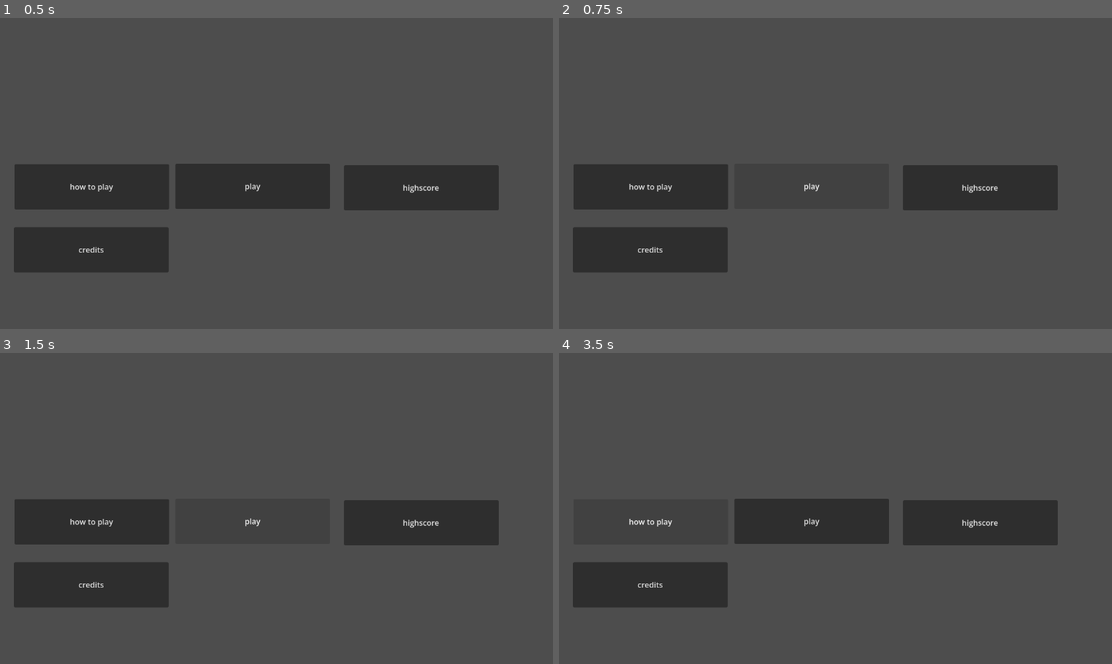
Above: before the commit, frames 1-4 (two rows, left to right).
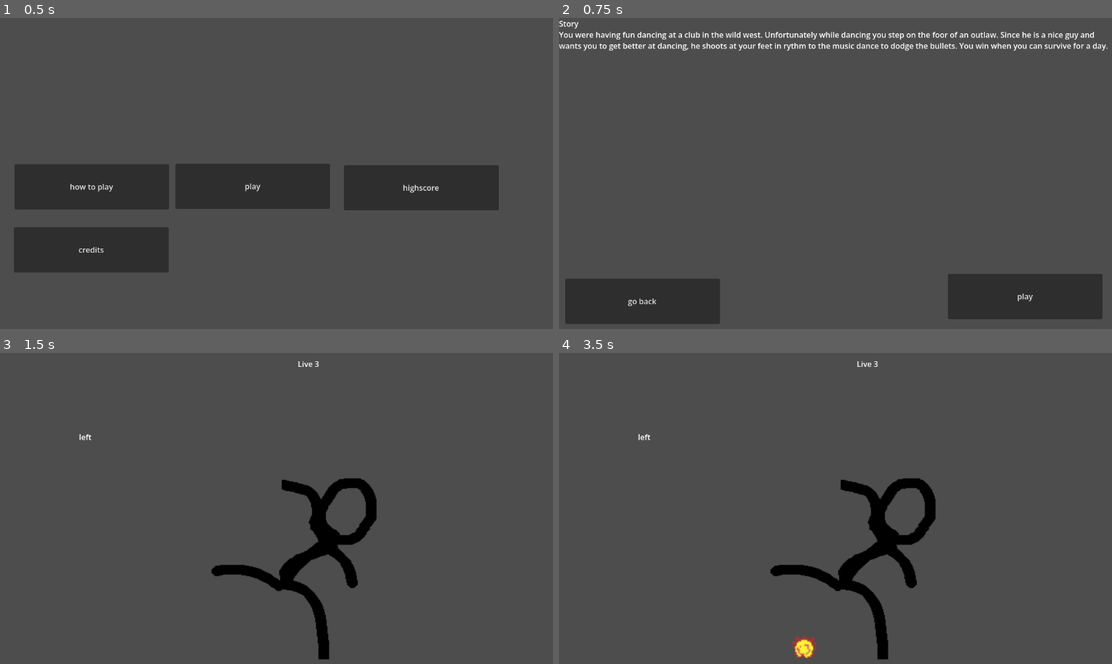
Above: after the commit, the same moments.

Repository: pakized/dancing-in-the-wild-west
Game: Godot game, scene res://Scenes/Menu/MainMenu.tscn
Same seed, same stepped clock (60 frames per second), same inputs: the game is played once before the commit and once after it.
Inputs (mouse positions are in pixels of both pictures, inside the frame that each line leads up to):
- Up to frame 1 (0.5 s): no input
- Up to frame 2 (0.75 s): click "play" at 0.5 s
- Up to frame 3 (1.5 s): click "play" at 1.25 s
- Up to frame 4 (3.5 s): click (979, 524) at 2 s, where only the run before the commit has a clickable "highscore"; click (653, 520) at 2.75 s, where only the run before the commit has a clickable "how to play"

Frame 1 is identical in both runs. In frame 2, 22% of the frame differs, in the area x 0-100%, y 0-99%; in frame 3, 15%; in frame 4, 15%.

Commit message:
scenchange ehen gam,eover and play game also bugfix prevent collision when start

Diff:
--- /dev/null
+++ b/Scenes/GameOver.tscn
@@ -0,0 +1,13 @@
+[gd_scene format=3 uid="uid://ndd48ochw1b5"]
+
+[node name="Node2D" type="Node2D" unique_id=1335983511]
+
+[node name="Label" type="Label" parent="." unique_id=921403129]
+offset_right = 1155.0
+offset_bottom = 650.0
+text = "
+
+
+
+
+		                                                                                                                                Game Over"
--- a/Scenes/Menu/MainMenu.tscn
+++ b/Scenes/Menu/MainMenu.tscn
@@ -1,4 +1,6 @@
 [gd_scene format=3 uid="uid://ctchn78juv8i6"]
+
+[ext_resource type="Script" uid="uid://dw70fwn46is8f" path="res://Scripts/UI/play_button.gd" id="1_a2ivp"]
 
 [node name="Node2D" type="Node2D" unique_id=1672142866]
 
@@ -23,6 +25,7 @@
 offset_right = 685.0
 offset_bottom = 397.0
 text = "play"
+script = ExtResource("1_a2ivp")
 
 [node name="Button3" type="Button" parent="Control" unique_id=396988803]
 layout_mode = 0
@@ -39,3 +42,5 @@
 offset_right = 350.0
 offset_bottom = 529.0
 text = "credits"
+
+[connection signal="pressed" from="Control/Button2" to="Control/Button2" method="_on_pressed"]
--- a/Scenes/Menu/Story.tscn
+++ b/Scenes/Menu/Story.tscn
@@ -1,4 +1,6 @@
 [gd_scene format=3 uid="uid://cbos6se4yx7cs"]
+
+[ext_resource type="Script" uid="uid://d3i2mq6kvhq4o" path="res://Scripts/UI/play_button_story.gd" id="1_qb5ky"]
 
 [node name="Node2D" type="Node2D" unique_id=1338576564]
 
@@ -22,6 +24,7 @@
 offset_right = 1128.0
 offset_bottom = 626.0
 text = "play"
+script = ExtResource("1_qb5ky")
 
 [node name="Button3" type="Button" parent="Control/RichTextLabel" unique_id=436665148]
 layout_mode = 0
@@ -30,3 +33,5 @@
 offset_right = 334.0
 offset_bottom = 636.0
 text = "go back"
+
+[connection signal="pressed" from="Control/RichTextLabel/Button2" to="Control/RichTextLabel/Button2" method="_on_pressed"]
--- a/Scripts/Game/explosion.gd
+++ b/Scripts/Game/explosion.gd
@@ -1,6 +1,8 @@
 extends Area2D
 
 signal hit_player
+
+var already_hit = false
 
 # Called when the node enters the scene tree for the first time.
 func _ready() -> void:
@@ -12,7 +14,11 @@
 	pass
 
 func _on_body_entered(body: Node2D) -> void:
-	if body.is_in_group("Player"):
+	if body.is_in_group("Player") and not already_hit:
 		#print("you lose")
 		hit_player.emit()
+		already_hit = true
 	#print(body.name)
+
+func reset():
+	already_hit = false
--- a/Scripts/Game/game.gd
+++ b/Scripts/Game/game.gd
@@ -4,13 +4,18 @@
 var waiting = true
 var counter = 0
 var animatedSpritePlayer: AnimatedSprite2D
-var live = 3
+var live
 
 func on_player_hit():
 	live -= 1
 
 func _ready() -> void:
+	live = 3
+	$Live.text = "Live %d" % live
 	animatedSpritePlayer  = $Player.get_node("AnimatedSprite2D")
+	$ExplosionLeft.monitoring = false
+	$ExplosionRight.monitoring = false
+
 	$"ExplosionRight".hit_player.connect(on_player_hit)
 	$"ExplosionLeft".hit_player.connect(on_player_hit)
 
@@ -38,6 +43,8 @@
 
 	# 3. Explosion anzeigen
 	if $keysShownNode.text == "left":
+		$"ExplosionLeft".reset()
+		$"ExplosionRight".reset()
 		$"ExplosionRight".monitoring = false
 		$"ExplosionLeft".monitoring = true
 		$"ExplosionRight".visible = false
@@ -58,6 +65,8 @@
 
 
 	$Live.text = "Live %d" % live
+	if live == 0:
+		get_tree().change_scene_to_file("res://Scenes/GameOver.tscn")
 
 	# Wieder freigeben
 	waiting = true
--- /dev/null
+++ b/Scripts/UI/play_button.gd
@@ -0,0 +1,15 @@
+extends Button
+
+
+# Called when the node enters the scene tree for the first time.
+func _ready() -> void:
+	pass # Replace with function body.
+
+
+# Called every frame. 'delta' is the elapsed time since the previous frame.
+func _process(delta: float) -> void:
+	pass
+
+
+func _on_pressed() -> void:
+	get_tree().change_scene_to_file("res://Scenes/Menu/Story.tscn")
--- /dev/null
+++ b/Scripts/UI/play_button_story.gd
@@ -0,0 +1,16 @@
+extends Button
+
+
+# Called when the node enters the scene tree for the first time.
+func _ready() -> void:
+	pass # Replace with function body.
+
+
+# Called every frame. 'delta' is the elapsed time since the previous frame.
+func _process(delta: float) -> void:
+	pass
+
+
+
+func _on_pressed() -> void:
+	get_tree().change_scene_to_file("res://Scenes/game.tscn")
Not shown, added: Scripts/UI/play_button.gd.uid
Not shown, added: Scripts/UI/play_button_story.gd.uid
